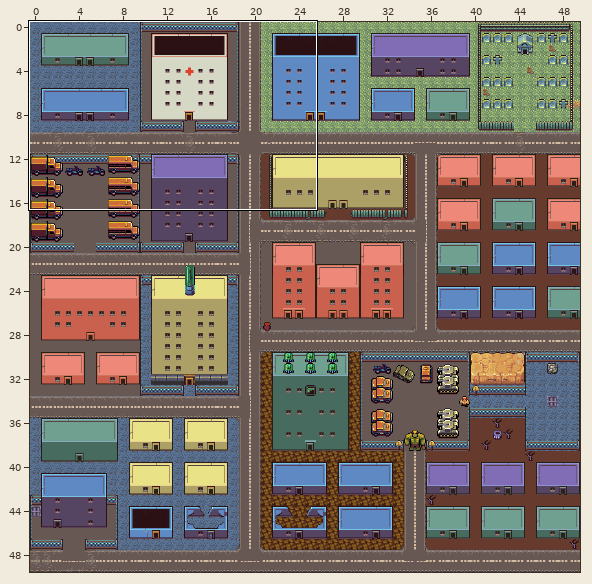
Two states of a Tiled map (JSON), src/assets/town-basic.tmj. The first picture is a wide view before the edit; the outline marks the close-up.
Close-up. Earlier state:
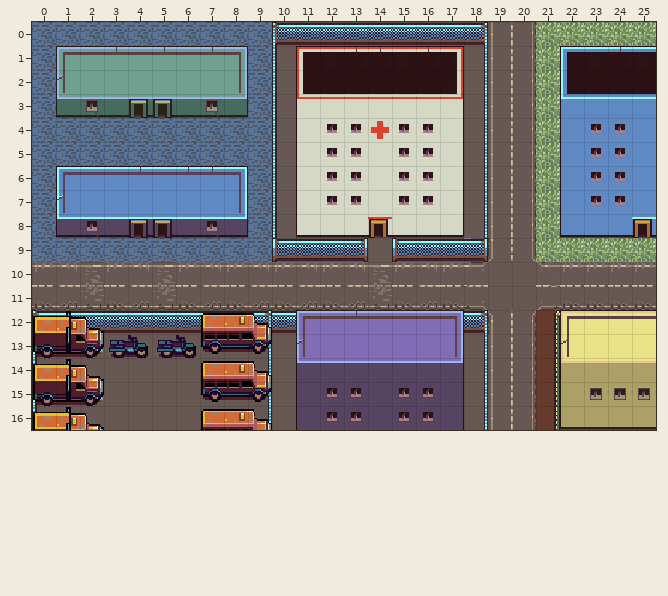
Cells are 16x16 px. Shown: x 0..25, y 0..16. The commit also changed other parts of the map, which this record leaves out.
Once edited:
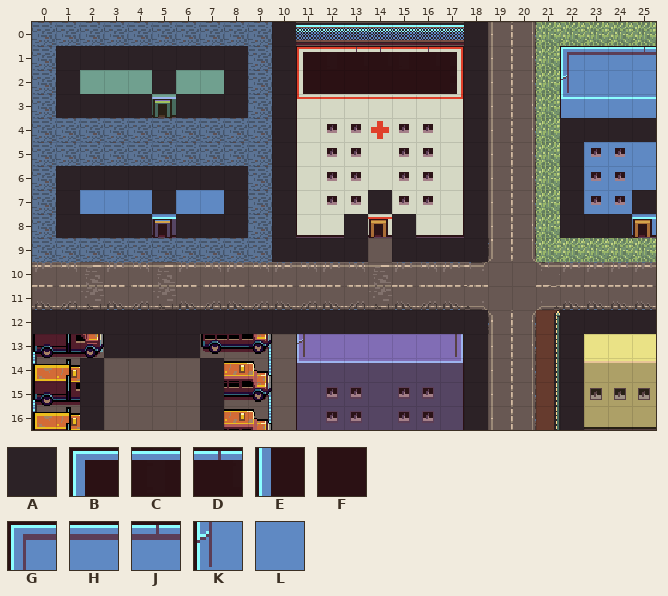
Key: from "post-apocalyptic": A 1, B 19, C 20, D 21, E 59, F 60, G 223, H 224, J 225, K 263, L 264.
_ is an empty cell.
Tiles of an added or newly shown layer are drawn over the layers below it.
What changed:
{"where": "layer \"on-ground\""}
{"y":1,"x":22,"old":"BCDC","new":"____"}
{"y":2,"x":22,"old":"EFFF","new":"____"}
{"where": "layer \"collisions\" (added)"}
{"y":0,"x":10,"old":"_","new":"A"}
{"y":0,"x":18,"old":"_","new":"A"}
{"y":1,"x":1,"old":"________","new":"AAAAAAAA"}
{"y":1,"x":10,"old":"_","new":"A"}
{"y":1,"x":18,"old":"_","new":"A"}
{"y":2,"x":1,"old":"_","new":"A"}
{"y":2,"x":5,"old":"_","new":"A"}
{"y":2,"x":8,"old":"_","new":"A"}
{"y":2,"x":10,"old":"_","new":"A"}
{"y":2,"x":18,"old":"_","new":"A"}
{"y":3,"x":1,"old":"____","new":"AAAA"}
{"y":3,"x":6,"old":"___","new":"AAA"}
{"y":3,"x":10,"old":"_","new":"A"}
{"y":3,"x":18,"old":"_","new":"A"}
{"y":4,"x":10,"old":"_","new":"A"}
{"y":4,"x":18,"old":"_","new":"A"}
{"y":4,"x":22,"old":"____","new":"AAAA"}
{"y":5,"x":10,"old":"_","new":"A"}
{"y":5,"x":18,"old":"_","new":"A"}
{"y":5,"x":22,"old":"_","new":"A"}
{"y":6,"x":1,"old":"________","new":"AAAAAAAA"}
{"y":6,"x":10,"old":"_","new":"A"}
{"y":6,"x":18,"old":"_","new":"A"}
{"y":6,"x":22,"old":"_","new":"A"}
{"y":7,"x":1,"old":"_","new":"A"}
{"y":7,"x":5,"old":"_","new":"A"}
{"y":7,"x":8,"old":"_","new":"A"}
{"y":7,"x":10,"old":"_","new":"A"}
{"y":7,"x":14,"old":"_","new":"A"}
{"y":7,"x":18,"old":"_","new":"A"}
{"y":7,"x":22,"old":"_","new":"A"}
{"y":7,"x":25,"old":"_","new":"A"}
{"y":8,"x":1,"old":"____","new":"AAAA"}
{"y":8,"x":6,"old":"___","new":"AAA"}
{"y":8,"x":10,"old":"_","new":"A"}
{"y":8,"x":13,"old":"_","new":"A"}
{"y":8,"x":15,"old":"_","new":"A"}
{"y":8,"x":18,"old":"_","new":"A"}
{"y":8,"x":22,"old":"___","new":"AAA"}
{"y":9,"x":10,"old":"____","new":"AAAA"}
{"y":9,"x":15,"old":"____","new":"AAAA"}
{"y":12,"x":0,"old":"___________________","new":"AAAAAAAAAAAAAAAAAAA"}
{"y":12,"x":22,"old":"____","new":"AAAA"}
{"y":13,"x":3,"old":"____","new":"AAAA"}
{"y":13,"x":18,"old":"_","new":"A"}
{"y":13,"x":22,"old":"_","new":"A"}
{"y":14,"x":2,"old":"_","new":"A"}
{"y":14,"x":7,"old":"_","new":"A"}
{"y":14,"x":18,"old":"_","new":"A"}
{"y":14,"x":22,"old":"_","new":"A"}
{"y":15,"x":2,"old":"_","new":"A"}
{"y":15,"x":7,"old":"_","new":"A"}
{"y":15,"x":18,"old":"_","new":"A"}
{"y":15,"x":22,"old":"_","new":"A"}
{"y":16,"x":2,"old":"_","new":"A"}
{"y":16,"x":7,"old":"_","new":"A"}
{"y":16,"x":18,"old":"_","new":"A"}
{"y":16,"x":22,"old":"_","new":"A"}
{"where": "layer \"foreground\" (added)"}
{"y":1,"x":22,"old":"____","new":"GHHJ"}
{"y":2,"x":22,"old":"____","new":"KLLL"}
{"label":"added","picture_box":[273,22,487,262]}
{"label":"added","picture_box":[56,46,248,118]}
{"label":"changed","picture_box":[561,47,656,94]}
{"label":"added","picture_box":[560,118,656,238]}
{"label":"added","picture_box":[56,166,248,238]}
{"label":"added","picture_box":[33,310,487,430]}
{"label":"added","picture_box":[560,310,656,430]}
